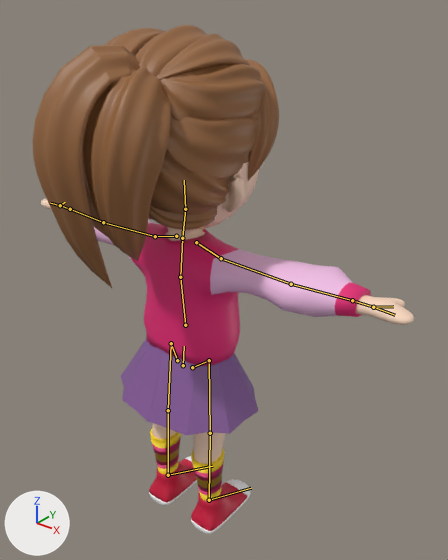
One commit to the FBX model Project/unity-project/Assets/Models/Girl.fbx: the scene before it, then after it.
The view is the same before and after, from a 50 mm lens placed at (3.16, -3.46, 4.78), pointed at (0.27, 0.15, 2.54). Lighting does not change. The marker at lower left points along +X, +Y and +Z. The picture after the commit comes second. The bones that bend it are drawn over the model as lines.

The first picture shows 'Body', 'Hair.001', 'Jacket', 'Skirt', 'Snickers', 'Socks' and 1 more.
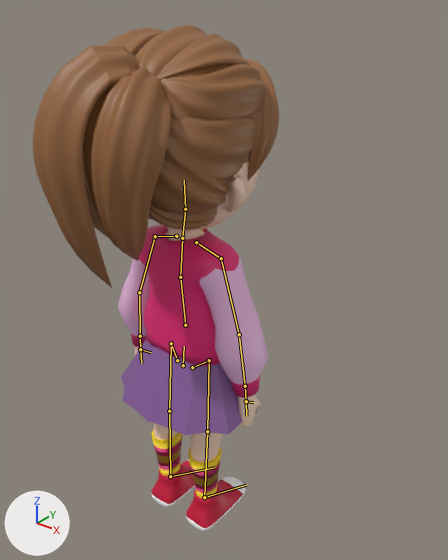
The newer file adds an action. The first version stands in its rest pose; the second is drawn at frame 1 of the action 'Stand.001'.

Boxes (x1, y1, x2, y2) around the edits, measured in the pictures (448 x 560 px):
'Jacket', posed: before (94, 221, 371, 366); after (118, 225, 269, 398)
'Skirt', posed: before (120, 338, 258, 435); after (121, 338, 257, 435)
'Body', posed (mostly hidden): before (41, 162, 414, 464); after (135, 162, 261, 463)
'Snickers', posed (7% narrower, 8% shorter): before (149, 456, 251, 534); after (151, 459, 246, 531)
'Socks', posed: before (150, 429, 225, 501); after (151, 429, 222, 499)
bone 'UpperArm.L', root to tip: before (155, 236) to (103, 222); after (155, 236) to (139, 292)
bone 'Forearm.L', root to tip: before (103, 222) to (70, 209); after (139, 292) to (140, 336)
bone 'UpperArm.R', root to tip: before (221, 258) to (291, 284); after (221, 258) to (239, 334)
bone 'Forearm.R', root to tip: before (291, 284) to (352, 300); after (239, 334) to (245, 386)
bone 'Thigh.L', root to tip: before (171, 343) to (168, 410); after (171, 343) to (169, 411)
bone 'Thigh.R', root to tip: before (209, 360) to (210, 433); after (209, 360) to (207, 431)

The change in detail:
Bone 'UpperArm.L' (bone_upperarm_l) turns from (0, 0, 0) to (0, 0, 67) degrees about its own x, y and z.
Bone 'Forearm.L' (bone_forearm_l) turns from (0, 0, 0) to (-2, 0, 20) degrees about its own x, y and z.
Bone 'UpperArm.R' (bone_upperarm_r) turns from (0, 0, 0) to (0, 0, -71) degrees about its own x, y and z.
Bone 'Forearm.R' (bone_forearm_r) turns from (0, 0, 0) to (-1, 0, -14) degrees about its own x, y and z.
Bone 'Thigh.L' (bone_thigh_l) turns from (0, 0, 0) to (0, 0, -1) degrees about its own x, y and z.
Bone 'Thigh.R' (bone_thigh_r) turns from (0, 0, 0) to (1, 0, 2) degrees about its own x, y and z.
